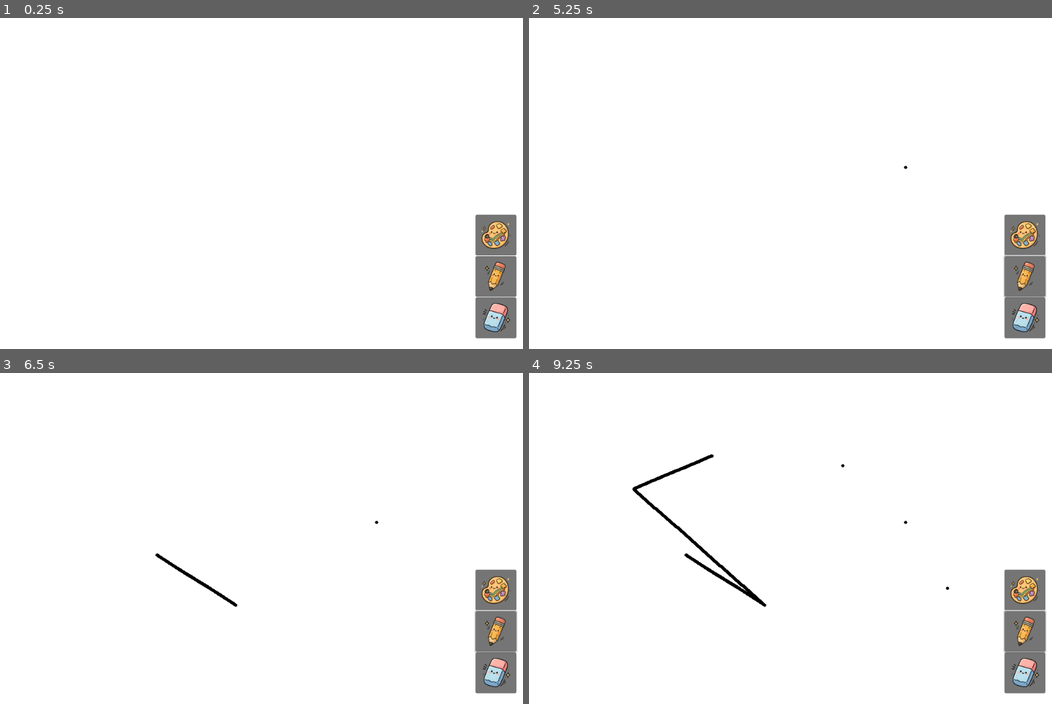
Above: before the commit, frames 1-4 (two rows, left to right).
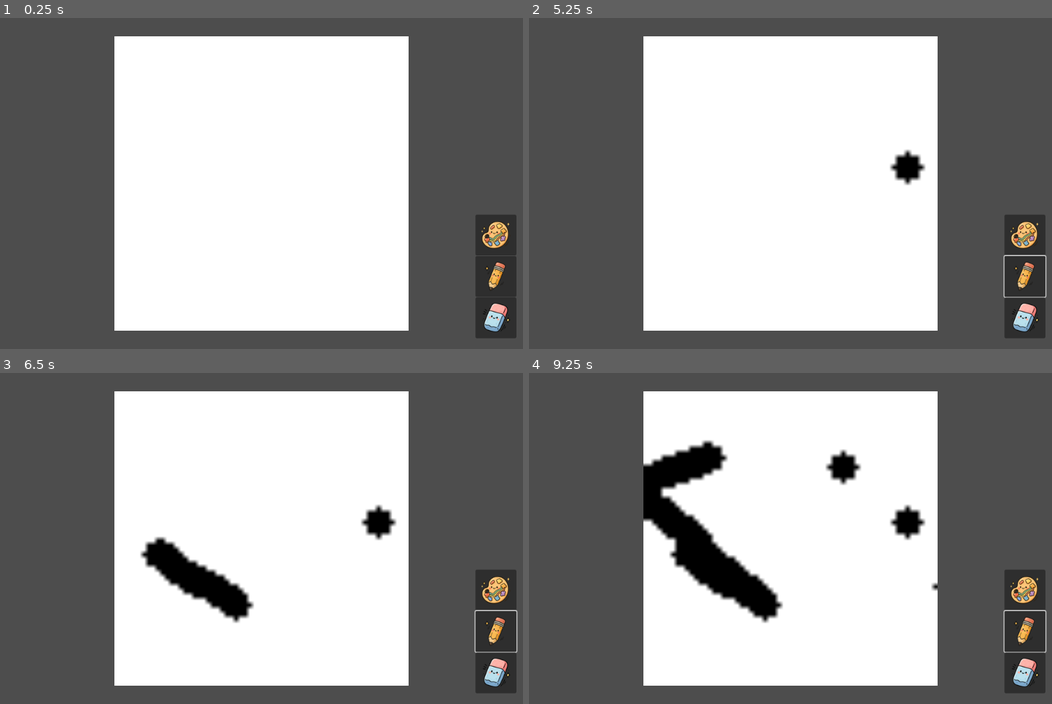
Above: after the commit, the same moments.

Repository: Dubu911/Watercolor_simulation
Game: Godot game, scene res://trial3/main3.tscn
Same seed, same stepped clock (60 frames per second), same inputs: the game is played once before the commit and once after it.
Inputs (mouse positions are in pixels of both pictures, inside the frame that each line leads up to):
- Up to frame 1 (0.25 s): no input
- Up to frame 2 (5.25 s): click (1025, 236) at 0.5 s; click (1025, 276) at 1.25 s; click (1025, 236) at 2 s; click (1025, 276) at 2.75 s; click (1025, 236) at 3.5 s; click (1025, 276) at 4.25 s; tap Enter at 5 s; move the mouse to (905, 166) at 5.02 s; click (905, 166) at 5.17 s
- Up to frame 3 (6.5 s): tap Space at 5.75 s; drag from (156, 555) to (235, 604) at 5.77 s
- Up to frame 4 (9.25 s): tap Enter at 6.5, 8 s; move the mouse to (842, 465) at 6.52 s; click (842, 465) at 6.67 s; tap Space at 7.25, 8.75 s; drag from (764, 604) to (633, 488) at 7.27 s; move the mouse to (947, 588) at 8.02 s; click (947, 588) at 8.17 s; drag from (633, 488) to (712, 455) at 8.77 s

The runs differ from the first frame. In frame 1, 49% of the frame differs, in the area x 0-100%, y 0-100%; in frame 2, 50%; in frame 3, 52%; in frame 4, 55%.

Commit message:
trial3 surface water movement implementation

Diff:
--- a/trial3/camera_2d.gd
+++ b/trial3/camera_2d.gd
@@ -6,7 +6,7 @@
 @export var zoom_factor: float = 1.1 # How much to zoom in/out per scroll step
 									 # Values > 1. Greater means faster zoom.
 @export var min_zoom: float = 0.2    # Smallest zoom value (most zoomed in)
-@export var max_zoom: float = 5.0    # Largest zoom value (most zoomed out)
+@export var max_zoom: float = 10.0    # Largest zoom value (most zoomed out)
 # ---------------------------------
 
 func _input(event: InputEvent) -> void:
@@ -38,4 +38,3 @@
 			new_zoom.y = clampf(new_zoom.y, min_zoom, max_zoom)
 
 			zoom = new_zoom # Apply the new (potentially clamped) zoom
-	# --- End Mouse Wheel Zoom Logic ---
--- a/trial3/main3.tscn
+++ b/trial3/main3.tscn
@@ -56,7 +56,8 @@
 script = ExtResource("7_a7fc4")
 
 [node name="Camera2D" type="Camera2D" parent="."]
-offset = Vector2(1000, 1000)
+offset = Vector2(32, 32)
+zoom = Vector2(9, 9)
 script = ExtResource("2_sl8jp")
 
 [node name="CanvasLayer" type="CanvasLayer" parent="."]
--- a/trial3/painting_coordinator.gd
+++ b/trial3/painting_coordinator.gd
@@ -2,8 +2,8 @@
 extends Node
 
 # --- Canvas Properties ---
-const CANVAS_WIDTH := 2000
-const CANVAS_HEIGHT := 2000
+const CANVAS_WIDTH := 64
+const CANVAS_HEIGHT := 64
 
 @onready var physics_simulator = $physics_simulator
 
@@ -21,10 +21,13 @@
 var pencil_layer_sprite: Sprite2D
 
 # --- Image Data (The actual data for the simulation) ---
-var water_image: Image
+var water_read_buffer: Image
+var water_write_buffer: Image
 var mobile_image: Image
 var static_image: Image
 var pencil_image: Image
+var absorbency_map : Image
+var displacement_map : Image
 
 # --- Textures (The GPU version of the data for display) ---
 var water_texture: ImageTexture
@@ -37,6 +40,15 @@
 var _dirty_pencil: bool = false
 var active_brush_node: Node = null
 
+# --- Simulation Parameters ---
+const GRAVITY_STRENGTH = 9.8 # Base gravity constant
+
+var horizontal_theta: float = 0.0 # Angle in degrees
+var vertical_theta: float = 0.0   # Angle in degrees
+
+# --- Pre-calculated Gravity Components ---
+var gravity_x: float = 0.0
+var gravity_y: float = 0.0
 
 func _ready():
 	# 1. Get Layer Sprite2D Nodes with more robust checks
@@ -62,9 +74,11 @@
 
 	# 2. Initialize Images & Textures
 	# Water layer uses a floating-point format for precision
-	water_image = Image.create(CANVAS_WIDTH, CANVAS_HEIGHT, false, Image.FORMAT_RF)
-	water_texture = ImageTexture.create_from_image(water_image)
+	water_read_buffer = Image.create(CANVAS_WIDTH, CANVAS_HEIGHT, false, Image.FORMAT_RF)
+	water_texture = ImageTexture.create_from_image(water_read_buffer)
 	water_layer_sprite.texture = water_texture
+
+	water_write_buffer = Image.create(CANVAS_WIDTH, CANVAS_HEIGHT, false, Image.FORMAT_RF)
 
 	# Mobile layer is for wet pigment, starts transparent
 	mobile_image = Image.create(CANVAS_WIDTH, CANVAS_HEIGHT, false, Image.FORMAT_RGBA8)
@@ -84,23 +98,49 @@
 	pencil_texture = ImageTexture.create_from_image(pencil_image)
 	pencil_layer_sprite.texture = pencil_texture
 
+	# Physics layers
+	absorbency_map = Image.create(CANVAS_WIDTH, CANVAS_HEIGHT, false, Image.FORMAT_RF)
+	displacement_map = Image.create(CANVAS_WIDTH, CANVAS_HEIGHT, false, Image.FORMAT_RGF)
+
 	# All layers are centered = false to draw from top-left (0,0)
 	water_layer_sprite.centered = false
 	mobile_layer_sprite.centered = false
 	static_layer_sprite.centered = false
 	pencil_layer_sprite.centered = false
 
+	# --- DEBUG PURPOSE APPLYING CUSTOM SHADER FOR WATER LAYER ---
+	var shader = load("res://trial3/water_debug_shader.gdshader")
+	var shader_material = ShaderMaterial.new()
+	shader_material.shader = shader
+	water_layer_sprite.material = shader_material
+
 	# Start dirty for initial update
 	mark_watercolor_dirty()
 	mark_pencil_dirty()
+	_update_gravity_components()
+
+	# Getting local variables ready in physics_simulator.gd
+	if physics_simulator:
+		physics_simulator.init(	CANVAS_WIDTH,
+								CANVAS_HEIGHT,
+								water_read_buffer,
+								water_write_buffer,
+								mobile_image,
+								static_image,
+								absorbency_map,
+								displacement_map)
 
 # The main simulation loop
 func _process(_delta: float):
 	# --- Physics Simulations will go here in the future ---
-
+	physics_simulator.run_simulation_step(_delta, gravity_x, gravity_y)
+	water_read_buffer = physics_simulator.water_read
+	mark_watercolor_dirty()
 	# --- Texture Updates ---
 	if _dirty_watercolor:
-		if water_texture and water_image: water_texture.update(water_image)
+		#--- for water fluid check. needs to be disabled for faster performance ---
+		if water_texture and water_read_buffer: water_texture.update(water_read_buffer)
+
 		if mobile_texture and mobile_image: mobile_texture.update(mobile_image)
 		if static_texture and static_image: static_texture.update(static_image)
 		_dirty_watercolor = false
@@ -126,9 +166,9 @@
 				if draw_x >= 0 and draw_x < CANVAS_WIDTH and draw_y >= 0 and draw_y < CANVAS_HEIGHT:
 
 					# --- Add water to the water layer ---
-					var current_water = water_image.get_pixel(draw_x, draw_y).r
+					var current_water = water_read_buffer.get_pixel(draw_x, draw_y).r
 					var new_water = min(1.0, current_water + water) # Cap water at 1.0
-					water_image.set_pixel(draw_x, draw_y, Color(new_water, 0, 0))
+					water_read_buffer.set_pixel(draw_x, draw_y, Color(new_water, 0, 0))
 
 					# --- Add color to the mobile pigment layer ---
 					# This is a simple blend for now. More complex logic can be added later.
@@ -169,6 +209,19 @@
 					# For pencil/eraser, we just overwrite the pixel
 					img.set_pixel(draw_x, draw_y, color)
 
+func _update_gravity_components():
+	var h_rad = deg_to_rad(horizontal_theta)
+	var v_rad = deg_to_rad(vertical_theta)
+	gravity_x = GRAVITY_STRENGTH * sin(h_rad)
+	gravity_y = GRAVITY_STRENGTH * sin(v_rad)
+
+func set_vertical_tilt(degrees: float):
+	vertical_theta = degrees
+	_update_gravity_components()
+
+func set_horizontal_tilt(degrees: float):
+	horizontal_theta = degrees
+	_update_gravity_components()
 
 func mark_watercolor_dirty():
 	_dirty_watercolor = true
--- a/trial3/physics_simulator.gd
+++ b/trial3/physics_simulator.gd
@@ -1 +1,215 @@
+# physics_simulator.gd
 extends Node
+
+# --- SIMULATION CONSTANTS ---
+const DIFFUSION_RATE = 0.1
+const EVAPORATION_RATE = 0.005
+const S = 13 # Surface tension coefficient
+const SP = 10 # Spread force coefficient
+const HOLD_THRESHOLD = 0.7 # The force needed to wet a dry pixel
+const DRY_PIXEL_LIMIT = 0.1 # Any water amount below this is considered "dry"
+
+# --- MEMBER VARIABLES TO HOLD REFERENCES TO DATA LAYERS ---
+var canvas_width := 0
+var canvas_height := 0
+
+var water_read: Image
+var water_write: Image
+var mobile_pigment: Image
+var static_pigment: Image
+var absorbency_map: Image
+var displacement_map: Image
+
+func init(p_width: int, p_height: int, p_water_read: Image, p_water_write: Image,
+		  p_mobile_pigment: Image, p_static_pigment: Image, p_absorbency: Image, p_displacement: Image):
+	canvas_width = p_width
+	canvas_height = p_height
+
+	water_read = p_water_read
+	water_write = p_water_write
+	mobile_pigment = p_mobile_pigment
+	static_pigment = p_static_pigment
+	absorbency_map = p_absorbency
+	displacement_map = p_displacement
+
+func run_simulation_step(delta: float, g_x: float, g_y: float):
+	#pass
+	#_simulate_evaporation(delta, water_img)
+	#_simulate_diffusion(delta, water_img, mobile_img) # pigments in mobile_image diffusses
+	_calculate_water_displacement(g_x, g_y)
+	_apply_water_displacement(delta) # surface water movements happen with pigments in mobile_image
+	# _simulate_deposition(delta, water_img, mobile_img, static_img) # mobile_image -> static_image
+
+	# Swap the buffers so the new state becomes the current state for the next frame.
+	var temp = water_read
+	water_read = water_write
+	water_write = temp
+	# Clear the new write buffer for the next iteration.
+	#water_write.fill(Color(0,0,0,0))
+
+# --- PRIVATE SIMULATION FUNCTIONS ---
+
+# This function calculates force acting on water due to gravity, surface tention and spreading.
+func _calculate_water_displacement(g_x: float, g_y: float):
+	# Acceleration in x direction
+	for y in range(canvas_height):
+		for x in range(canvas_width):
+			# Horizontal Force Calculation
+			var water_amount = water_read.get_pixel(x,y).r
+			# 1. Gravity Force Component
+			var gravity_force_x = water_amount * g_x
+
+			# . 2Surface Tension Force Component
+			var left_sum = 0.0
+			var right_sum = 0.0
+			var count = 0
+
+			# Left side
+			for i in range(1,11):
+				if x-i >= 0 :
+					left_sum += water_read.get_pixel(x-i,y).r
+					count += 1
+			if count > 0: left_sum /= count
+
+			# Right side
+			count = 0
+			for i in range(1,11):
+				if x+i < canvas_width:
+					right_sum += water_read.get_pixel(x+i,y).r
+					count += 1
+			if count > 0 : right_sum /= count
+
+			var surface_tension_force_x = S * (right_sum - left_sum)
+
+			# 3. Spreading Force Component
+			var left_neighbor = 0.0
+			var right_neighbor = 0.0
+			if x-1 >= 0 :left_neighbor = water_read.get_pixel(x-1,y).r
+			if x+1 < canvas_width : right_neighbor = water_read.get_pixel(x+1,y).r
+
+			var spread_force_x = SP * (left_neighbor - right_neighbor)
+
+			# 4. Overall Force in x direction
+			var Dx = gravity_force_x + surface_tension_force_x + spread_force_x
+
+			# Vertical Force Calculation
+			# 1. Gravity Force Component
+			var gravity_force_y = water_amount * g_y
+
+			# . 2Surface Tension Force Component
+			var up_sum = 0.0
+			var down_sum = 0.0
+			count = 0
+
+			# Up side
+			for i in range(1,11):
+				if y-i >= 0 :
+					up_sum += water_read.get_pixel(x,y-i).r
+					count += 1
+			if count > 0: up_sum /= count
+
+			# Down side
+			count = 0
+			for i in range(1,11):
+				if y+i < canvas_height:
+					down_sum += water_read.get_pixel(x,y+i).r
+					count += 1
+			if count > 0 : down_sum /= count
+
+			var surface_tension_force_y = S * (down_sum - up_sum)
+
+			# 3. Spreading Force Component
+			var up_neighbor = 0.0
+			var down_neighbor = 0.0
+			if y-1 >= 0 :up_neighbor = water_read.get_pixel(x,y-1).r
+			if y+1 < canvas_height : down_neighbor = water_read.get_pixel(x,y+1).r
+
+			var spread_force_y = SP * (up_neighbor - down_neighbor)
+
+			# 4. Overall Force in x direction
+			var Dy = gravity_force_y + surface_tension_force_y + spread_force_y
+
+			# Store x,y directional force
+			displacement_map.set_pixel(x, y, Color(Dx, Dy, 0))
+
+# Move the water based on the calculated forces.
+func _apply_water_displacement(delta: float):
+	# First, copy the current state to the write buffer.
+	# We will then move water between pixels *within* this write buffer.
+	water_write.blit_rect(water_read, Rect2i(0, 0, canvas_width, canvas_height), Vector2i(0, 0))
+
+	# Now, iterate and apply transfers between pixels.
+	for y in range(canvas_height):
+		for x in range(canvas_width):
+			var water_at_source = water_read.get_pixel(x, y).r
+			if water_at_source < DRY_PIXEL_LIMIT:
+				continue # Skip dry pixels
+
+			var D = displacement_map.get_pixel(x, y)
+
+			# --- Horizontal Transfer ---
+			if D.r > 0 and x < canvas_width - 1: # Wants to move RIGHT
+				var amount_to_move = D.r * water_at_source * delta
+				var neighbor_water = water_read.get_pixel(x + 1, y).r
+				if not (neighbor_water < DRY_PIXEL_LIMIT and amount_to_move < HOLD_THRESHOLD):
+					# Can't move more than we have
+					var actual_move_amount = min(amount_to_move, water_at_source)
+					# Get current values from the WRITE buffer
+					var source_val = water_write.get_pixel(x, y).r
+					var dest_val = water_write.get_pixel(x + 1, y).r
+					# Update the ledger
+					water_write.set_pixel(x, y, Color(source_val - actual_move_amount, 0, 0))
+					water_write.set_pixel(x + 1, y, Color(dest_val + actual_move_amount, 0, 0))
+			elif D.r < 0 and x > 0: # Wants to move LEFT
+				var amount_to_move = abs(D.r * water_at_source * delta)
+				var neighbor_water = water_read.get_pixel(x - 1, y).r
+				if not (neighbor_water < DRY_PIXEL_LIMIT and amount_to_move < HOLD_THRESHOLD):
+					var actual_move_amount = min(amount_to_move, water_at_source)
+					var source_val = water_write.get_pixel(x, y).r
+					var dest_val = water_write.get_pixel(x - 1, y).r
+					water_write.set_pixel(x, y, Color(source_val - actual_move_amount, 0, 0))
+					water_write.set_pixel(x - 1, y, Color(dest_val + actual_move_amount, 0, 0))
+
+			# --- Vertical Transfer ---
+			# We need to re-read the water amount at the source, as it might have changed
+			# from the horizontal transfer. This is why the blit_rect is so important.
+			water_at_source = water_write.get_pixel(x,y).r
+
+			if D.g > 0 and y < canvas_height - 1: # Wants to move DOWN
+				var amount_to_move = D.g * water_at_source * delta
+				var neighbor_water = water_read.get_pixel(x, y + 1).r
+				if not (neighbor_water < DRY_PIXEL_LIMIT and amount_to_move < HOLD_THRESHOLD):
+					var actual_move_amount = min(amount_to_move, water_at_source)
+					var source_val = water_write.get_pixel(x, y).r
+					var dest_val = water_write.get_pixel(x, y + 1).r
+					water_write.set_pixel(x, y, Color(source_val - actual_move_amount, 0, 0))
+					water_write.set_pixel(x, y + 1, Color(dest_val + actual_move_amount, 0, 0))
+			elif D.g < 0 and y > 0: # Wants to move UP
+				var amount_to_move = abs(D.g * water_at_source * delta)
+				var neighbor_water = water_read.get_pixel(x, y - 1).r
+				if not (neighbor_water < DRY_PIXEL_LIMIT and amount_to_move < HOLD_THRESHOLD):
+					var actual_move_amount = min(amount_to_move, water_at_source)
+					var source_val = water_write.get_pixel(x, y).r
+					var dest_val = water_write.get_pixel(x, y - 1).r
+					water_write.set_pixel(x, y, Color(source_val - actual_move_amount, 0, 0))
+					water_write.set_pixel(x, y - 1, Color(dest_val + actual_move_amount, 0, 0))
+
+# This function will handle the spreading of water and mobile pigment.
+func _simulate_diffusion(delta: float, water: Image, mobile_pigment: Image):
+	# TODO: Implement the diffusion logic here.
+	# This will involve looping through each pixel and its neighbors.
+	pass
+
+
+# This function will handle water evaporating from the canvas over time.
+func _simulate_evaporation(delta: float, water: Image):
+	# TODO: Implement evaporation logic here.
+	# This will likely involve reducing the water amount at each pixel slightly.
+	pass
+
+
+# This function will handle wet pigment getting "stuck" to the paper and becoming dry.
+func _simulate_deposition(delta: float, water: Image, mobile_pigment: Image, static_pigment: Image):
+	# TODO: Implement deposition logic here.
+	# This will move color from the mobile_pigment Image to the static_pigment Image.
+	pass
--- /dev/null
+++ b/trial3/water_debug_shader.gdshader
@@ -0,0 +1,15 @@
+shader_type canvas_item;
+
+uniform vec4 debug_color : source_color = vec4(0.255, 0.412, 0.882, 1.0); // sky blue
+
+void fragment() {
+	// Get the original color from the texture at this pixel.
+	// For the FORMAT_RF water_image, the water amount is in the 'r' (red) channel.
+	vec4 original_color = texture(TEXTURE, UV);
+	float water_amount = original_color.r;
+
+	// Create the new color for display.
+	// We use the RGB from our sky blue debug_color.
+	// We use the water_amount (from the red channel) as the new alpha.
+	COLOR = vec4(debug_color.rgb, water_amount);
+}
--- a/trial3/watercolor_brush.gd
+++ b/trial3/watercolor_brush.gd
@@ -3,9 +3,9 @@
 
 # --- Brush Properties ---
 @export var brush_color: Color = Color(0.1, 0.2, 0.8, 0.5) # Color and alpha (pigment concentration)
-@export var water_amount: float = 0.8 # How much water this brush lays down (0.0 to 1.0)
-@export var base_brush_size: float = 25.0 # Base size for dabs
-@export var dabs_per_frame: int = 5     # How many dabs to make while dragging
+@export var water_amount: float = 0.05 # How much water this brush lays down (0.0 to 1.0)
+@export var base_brush_size: float = 2.0 # Base size for dabs
+@export var dabs_per_frame: int = 1     # How many dabs to make while dragging
 
 # --- Internal ---
 var coordinator_ref # Reference to the painting_coordinator
Not shown: 1 places in trial3/main3.tscn that only renumber resources
Not shown, added: trial3/water_debug_shader.gdshader.uid
Not shown, added: references/Fluid_related/Pattern formation by droplet evaporation and imbibition in watercolor paintings.pdf
Not shown, added: trial3/main3.tscn164864459.tmp
